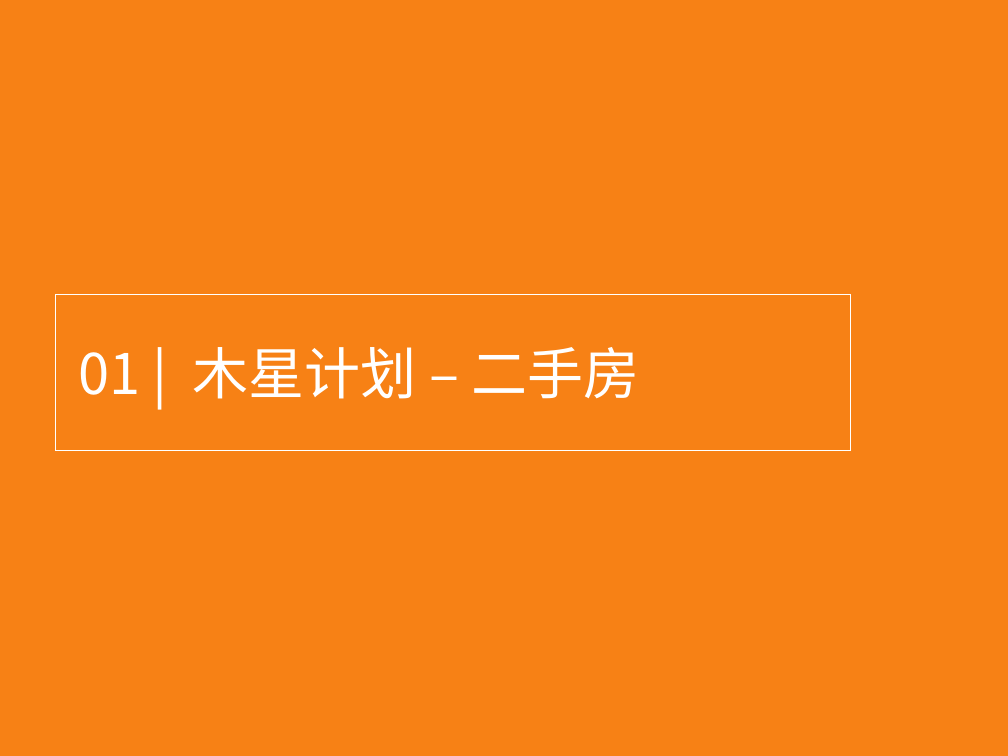
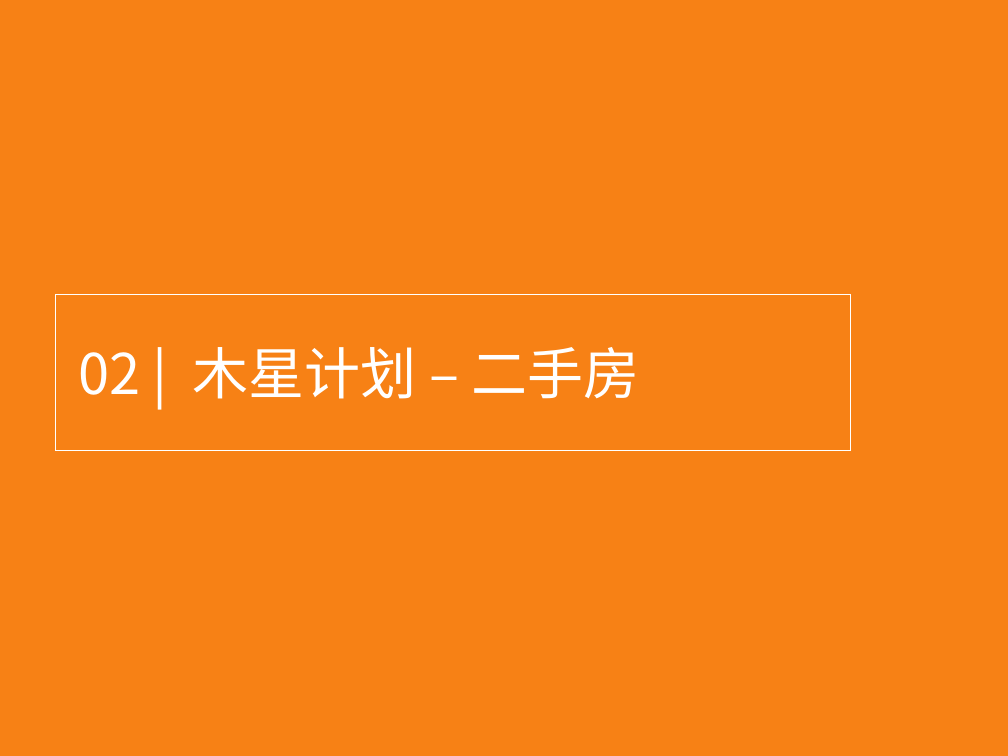
Before and after one commit to Geph0rce/Demo, a slide deck: slide 11 of documents/钱杰_2019年度总结述职报告.pptx (slide 3 before the commit). Drawn at 1008x756 pixels with LibreOffice and Linux fonts; fonts in the diff are those of the drawing. Boxes give left, top, right and bottom in pixels: in the first picture for what was removed or moved away, otherwise in the second. Text is boxed around its words. In the diff, an @@ line names an element or a change of style, - is before the commit and + after.

```diff
--- a/documents/钱杰_2019年度总结述职报告.pptx
+++ b/documents/钱杰_2019年度总结述职报告.pptx
@@ text in rectangle at box(78, 347, 640, 399): text changed @@
-01 | 木星计划 – 二手房
+02 | 木星计划 – 二手房
```
Also in this commit, not shown: 3 other slides changed, 8 slides added, 1 other file.
